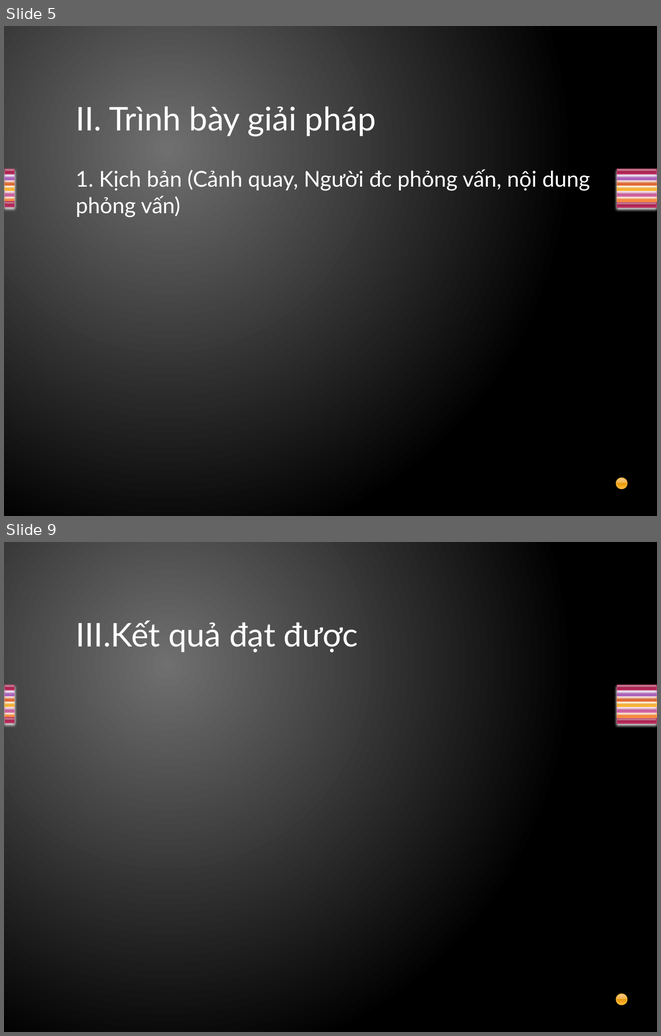
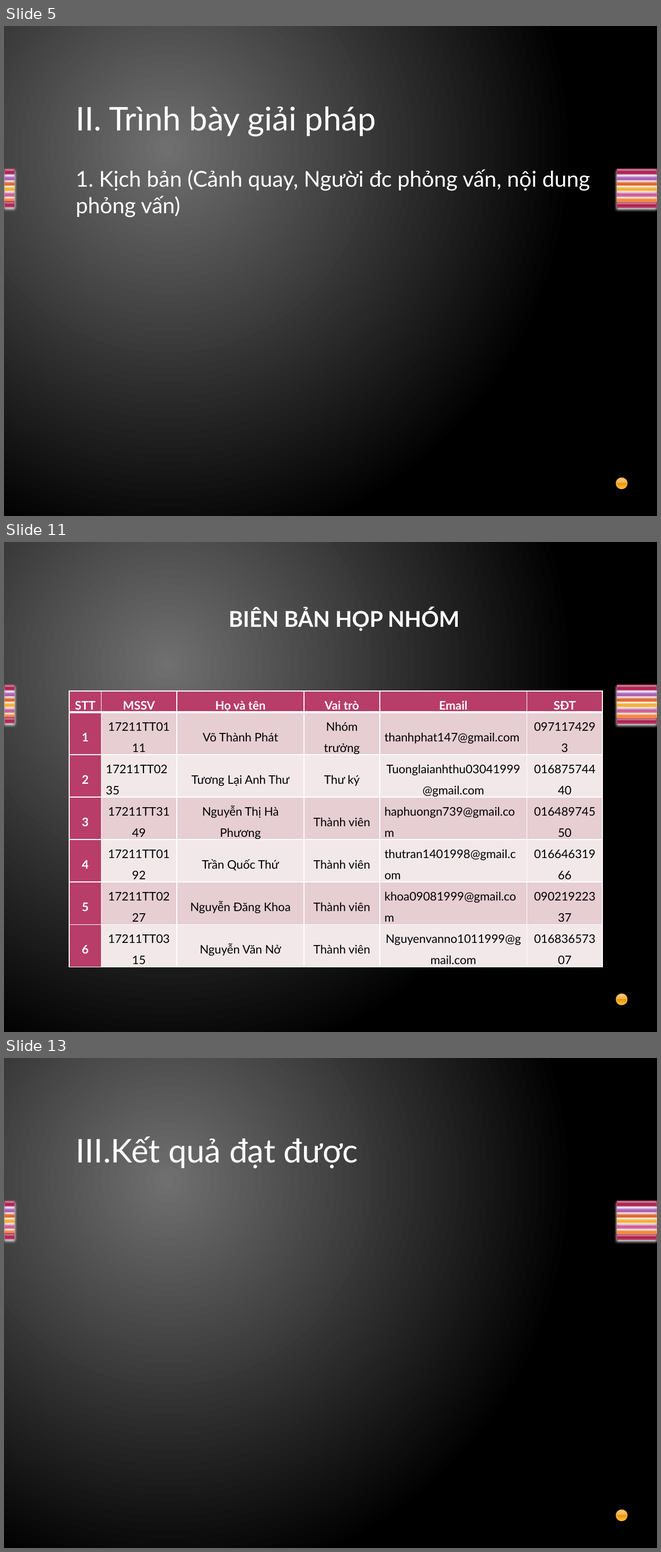
Before and after one commit to thanhphat147/Nhom3nmcntt2017, a slide deck: Nhóm 3.pptx. Shown one above the other, each under a label of ours: slides 5 and 9 before the commit, slides 5, 11 and 13 after it; the slides between them are not shown. The pictures are 661x1036 and 661x1552 pixels, drawn with LibreOffice and Linux fonts; fonts in the diff are those of the drawing. Boxes give left, top, right and bottom in pixels: in the first picture for what was removed or moved away, otherwise in the second. Text is boxed around its words. In the diff, an @@ line names an element or a change of style, - is before the commit and + after.

Commit message:
Chỉnh sửa File PP
by Thành Phát

```diff
--- a/Nhóm 3.pptx
+++ b/Nhóm 3.pptx
@@ slide 11 added at box(4, 542, 657, 1032), background gradient #707070 to #000000; not listed: 15 template elements that a slide beside it also shows @@
@@ title added at box(229, 608, 459, 631), 24 pt, text #FFFFFF, bold @@
+BIÊN BẢN HỌP NHÓM
@@ table added at box(69, 691, 603, 966), 7 rows, 6 columns @@
+STT | MSSV | Họ và tên | Vai trò | Email | SĐT
+1 | 17211TT0111 | Võ Thành Phát | Nhóm trưởng | thanhphat147@gmail.com | 0971174293
+2 | 17211TT0235 | Tương Lại Anh Thư | Thư ký | Tuonglaianhthu03041999@gmail.com | 01687574440
+3 | 17211TT3149 | Nguyễn Thị Hà Phương | Thành viên | haphuongn739@gmail.com | 01648974550
+4 | 17211TT0192 | Trần Quốc Thứ | Thành viên | thutran1401998@gmail.com | 01664631966
+5 | 17211TT0227 | Nguyễn Đăng Khoa | Thành viên | khoa09081999@gmail.com | 09021922337
+6 | 17211TT0315 | Nguyễn Văn Nở | Thành viên | Nguyenvanno1011999@gmail.com | 01683657307
@@ what was slide 9 is now slide 13 @@
```
Also in this commit, not shown: 1 slide changed, 4 other slides added, 1 slide removed.
